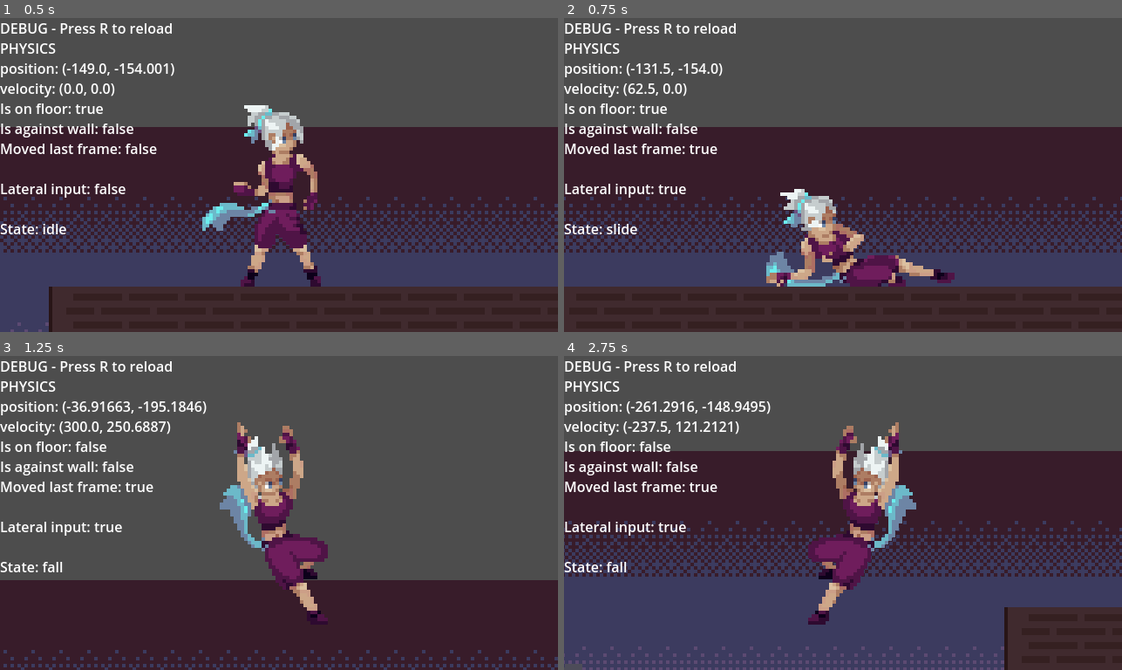
Above: before the commit, frames 1-4 (two rows, left to right).
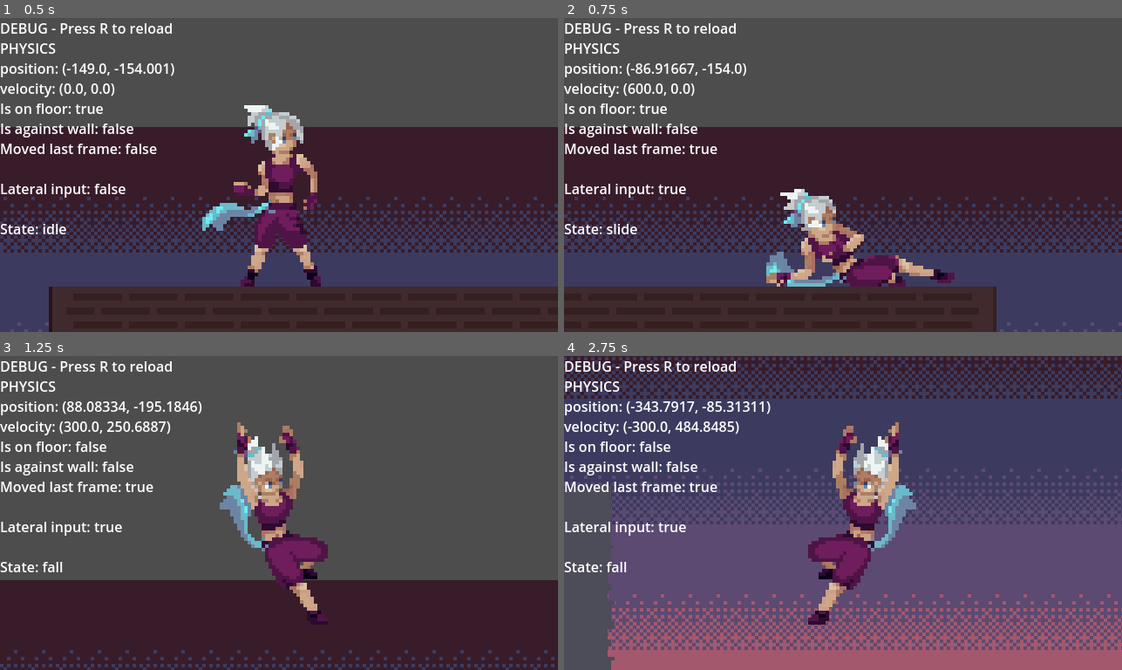
Above: after the commit, the same moments.

Repository: Hugo-Carbiener/Godot-project
Game: Godot game, scene res://scenes/main-scene.tscn
Same seed, same stepped clock (60 frames per second), same inputs: the game is played once before the commit and once after it. The engine's default icon, where the game draws it, is replaced by a stand-in: a white triangle on a blue panel in a dark square.
Inputs:
- Up to frame 1 (0.5 s): no input
- Up to frame 2 (0.75 s): tap R (reload) at 0.5 s; hold D (direction-right) from 0.53 s (still down); tap Shift (slide) at 0.6 s
- Up to frame 3 (1.25 s): keep holding D (direction-right); tap Space (jump) at 0.77 s
- Up to frame 4 (2.75 s): tap R (reload) at 1.25, 2 s; tap Shift (slide) at 1.35, 2.3 s; tap Space (jump) at 1.52 s; release D (direction-right) at 2.03 s; hold A (direction-left) from 2.03 s (still down); tap , (speed-boost) at 2.1 s

Frame 1 is identical in both runs. In frame 2, 9.4% of the frame differs, in the area x 0-100%, y 14-100%; in frame 3, 2.7%; in frame 4, 69%, in the area x 0-100%, y 0-100%.

Commit message:
Fix player slide

Diff:
--- a/assets/scritps/statemachine/states/PlayerSlide.gd
+++ b/assets/scritps/statemachine/states/PlayerSlide.gd
@@ -19,7 +19,7 @@
 func enter():
 	super()
 	timer = 0
-	player_physics_body.velocity.x = (player_physics_body.velocity.x/abs(player_physics_body.velocity.x)) * slide_initial_velocity
+	player_physics_body.current_speed.x = (player_physics_body.velocity.x/abs(player_physics_body.velocity.x)) * slide_initial_velocity
 
 func update(_delta: float):
 	if !player_physics_body.is_on_floor() :
--- a/scenes/main-scene.tscn
+++ b/scenes/main-scene.tscn
@@ -1083,8 +1083,8 @@
 
 [node name="Speed boost manager" type="Node" parent="Main character"]
 script = ExtResource("25_8kt5s")
-additional_speed = 100.0
-boost_duration = 1.0
+additional_speed = 200.0
+boost_duration = 1.5
 boost_fade_duration = 0.5
 input_time_span = 0.2
 ghost_amount = 7
Not shown: 1 places in scenes/main-scene.tscn that only renumber resources
